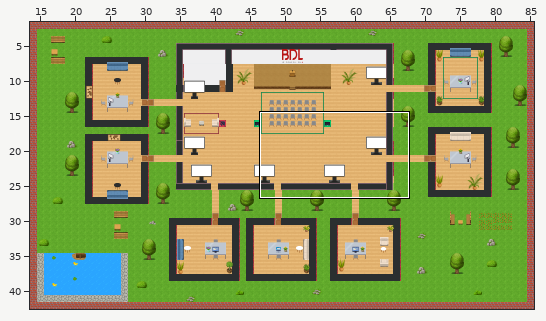
Level history. Tiled map (JSON): map.tmj. The picture above shows the old version from afar; the outline marks the close-up.
Close-up. Before:
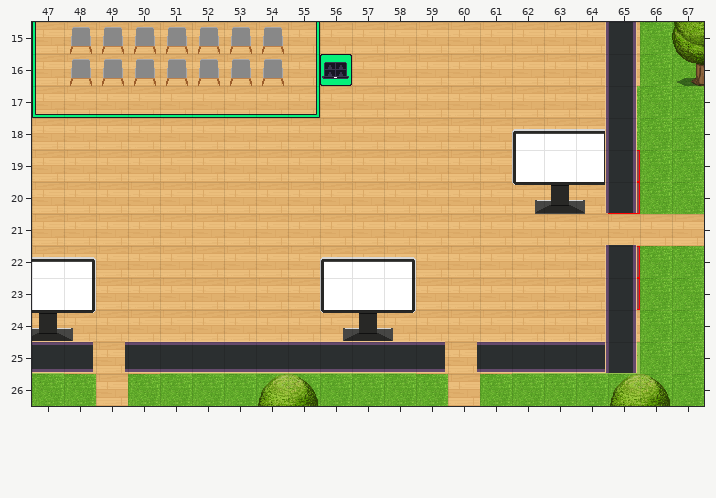
Cells are 32x32 px. Shown: x 47..67, y 15..26. The commit also changed other parts of the map, which this record leaves out.
Now the later version:
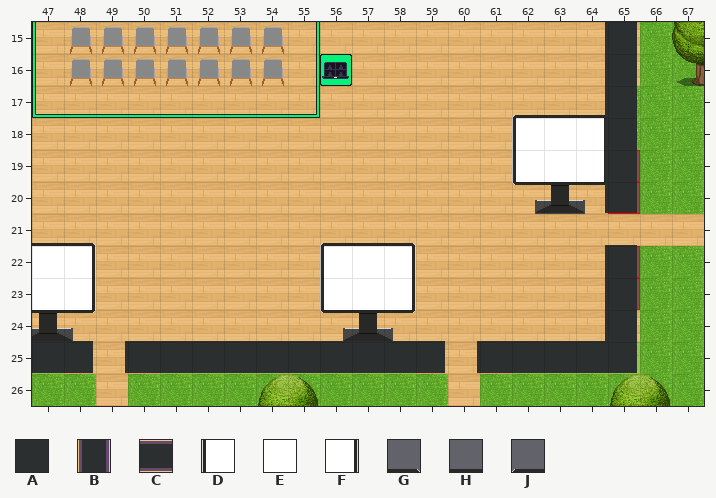
Key: from "WA_Room_Builder": A 100, B 102, C 104; from "WA_User_Interface": D 247, E 248, F 249, G 260 turned 180, H 261 turned 180, J 262 turned 180.
_ is an empty cell.
The exact change:
{"where": "layer \"floor/floor3\""}
{"y":17,"x":62,"old":"___","new":"JHG"}
{"y":18,"x":62,"old":"___","new":"DEF"}
{"y":21,"x":47,"old":"__","new":"HG"}
{"y":21,"x":56,"old":"___","new":"JHG"}
{"y":22,"x":47,"old":"__","new":"EF"}
{"y":22,"x":56,"old":"___","new":"DEF"}
{"where": "layer \"walls/walls1\""}
{"y":15,"x":65,"old":"B","new":"A"}
{"y":16,"x":65,"old":"B","new":"A"}
{"y":17,"x":65,"old":"B","new":"A"}
{"y":18,"x":65,"old":"B","new":"A"}
{"y":19,"x":65,"old":"B","new":"A"}
{"y":20,"x":65,"old":"B","new":"A"}
{"y":22,"x":65,"old":"B","new":"A"}
{"y":23,"x":65,"old":"B","new":"A"}
{"y":24,"x":65,"old":"B","new":"A"}
{"y":25,"x":47,"old":"CC","new":"AA"}
{"y":25,"x":50,"old":"CCCCCCCCCC","new":"AAAAAAAAAA"}
{"y":25,"x":61,"old":"CCCCB","new":"AAAAA"}
